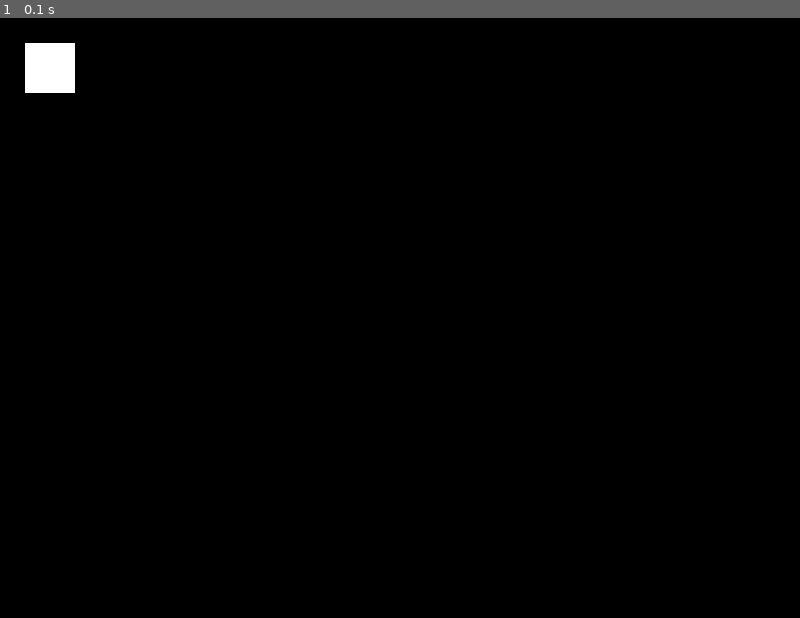
Above: before the commit, frame 1.
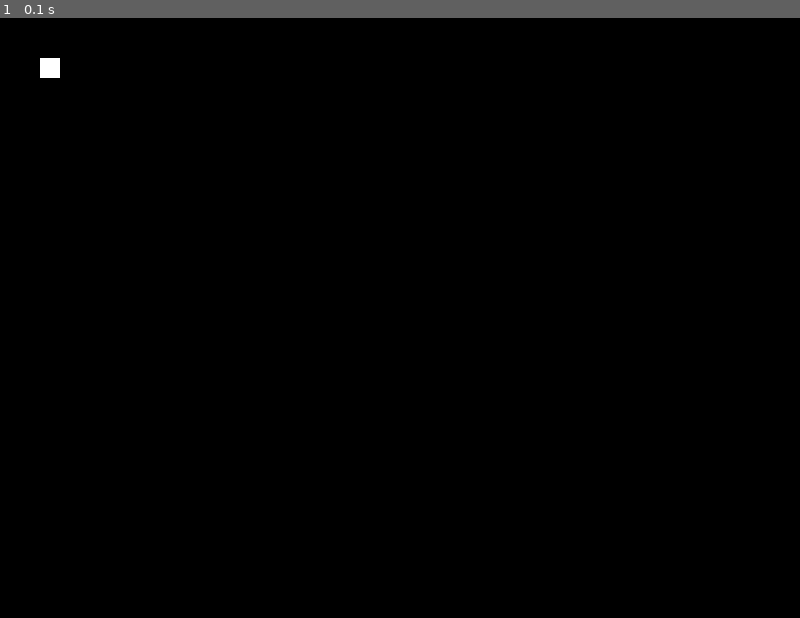
Above: after the commit, the same moment.

Repository: KumisAlpina/pruebadepygame
Game: pygame game, started from main.py
Two runs of this game, one before a commit and one after it. Both use one fixed random seed, a clock stepped at 60 frames per second and the inputs below.
Inputs:
- Up to frame 1 (0.1 s): no input

The runs differ from the first frame. In frame 1, 0.4% of the frame differs, in the area x 3-10%, y 4-13%.

Commit message:
se segmentaron las constantes

Diff:
--- /dev/null
+++ b/constantes.py
@@ -0,0 +1,5 @@
+ANCHO_VENTANA = 800
+ALTO_VENTANA = 600
+ANCHO_PERSONAJE = 20
+ALTO_PERSONAJE = 20
+COLOR = (255, 255, 255)
--- a/main.py
+++ b/main.py
@@ -1,10 +1,11 @@
 import pygame
 from personaje import Personaje
+import constantes
 
 pygame.init()
 
-ancho = 800
-alto = 600
+ancho = constantes.ANCHO_VENTANA
+alto = constantes.ALTO_VENTANA
 
 ventana = pygame.display.set_mode((ancho, alto))
 pygame.display.set_caption("Mi juego en Pygame")
--- a/personaje.py
+++ b/personaje.py
@@ -1,10 +1,11 @@
 import pygame
+import constantes
 
 class Personaje:
     def __init__(self, x, y):
-        self.forma = pygame.Rect(0, 0, 50, 50)
+        self.forma = pygame.Rect(0, 0, constantes.ANCHO_PERSONAJE, constantes.ALTO_PERSONAJE)
         self.forma.center = (x, y)
 
 
     def dibujar(self, ventana):
-        pygame.draw.rect(ventana,(255,255,255),self.forma)
+        pygame.draw.rect(ventana, constantes.COLOR, self.forma)
